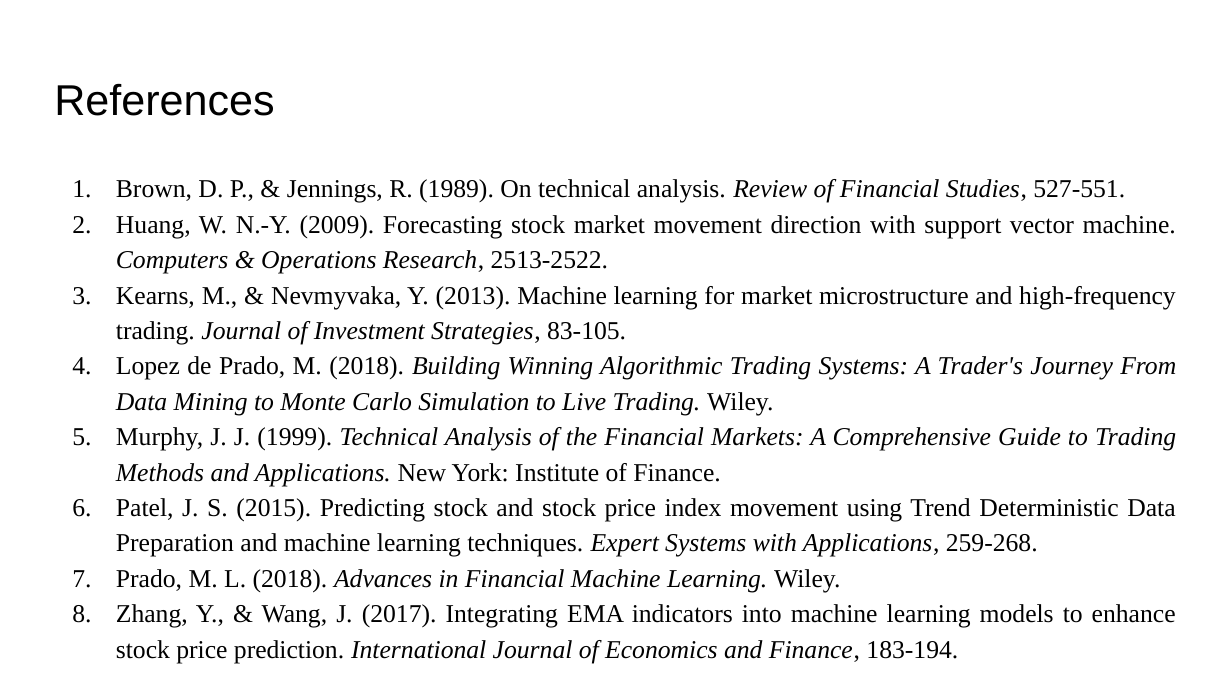
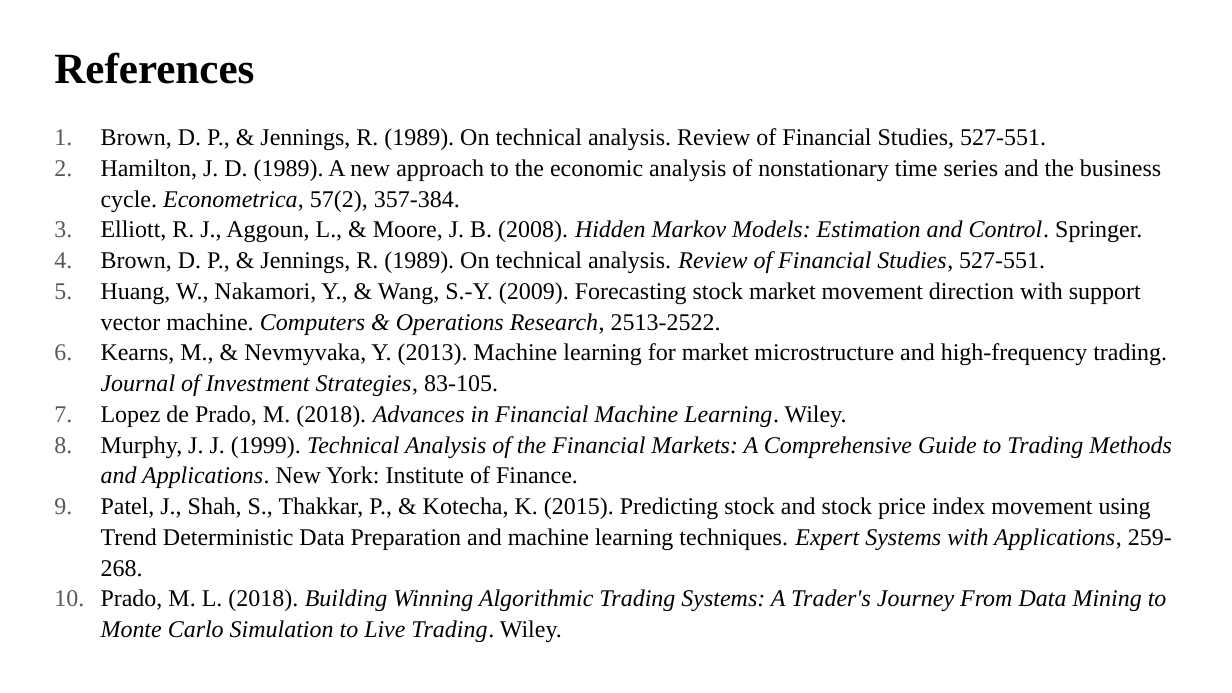
Before and after one commit to astronaut505/tradingtroll, a slide deck: slide 14 of BuyorBye.pptx (slide 12 before the commit). Drawn at 1232x693 pixels with LibreOffice and Linux fonts; fonts in the diff are those of the drawing. Boxes give left, top, right and bottom in pixels: in the first picture for what was removed or moved away, otherwise in the second. Text is boxed around its words. In the diff, an @@ line names an element or a change of style, - is before the commit and + after.

```diff
--- a/BuyorBye.pptx
+++ b/BuyorBye.pptx
@@ title "References": place and size @@
-title "References" at box(54, 83, 274, 116)
+title "References" at box(54, 52, 254, 84)
@@ title "References" at box(54, 52, 254, 84): font Arial to Times New Roman, bold on @@
@@ text "Brown, D. P., & Jennings, ...": place and size @@
-text "Brown, D. P., & Jennings, ..." at box(116, 179, 1176, 628)
+text "Brown, D. P., & Jennings, ..." at box(101, 128, 1172, 642)
@@ text at box(101, 128, 1172, 488): size 15 to 14 pt in "Brown, D. P., & Jennings, R. (1989). ...", "Kearns, M., & Nevmyvaka, Y. (2013). Machine ...", "Murphy, J. J. (1999). Technical Analysis of ..."; italic off in "Review of Financial Studies,", "Applications."; indent changed; bullet colour #000000 to #595959; alignment justified to left; line spacing 1.15 to 1.07 @@
@@ text at box(101, 159, 1161, 335): text changed; size 15 to 14 pt @@
-2. Huang, W. N.-Y. (2009). Forecasting stock market movement direction with support vector machine. Computers & Operations Research, 2513-2522.
+2. Hamilton, J. D. (1989). A new approach to the economic analysis of nonstationary time series and the business cycle. Econometrica, 57(2), 357-384.
+3. Elliott, R. J., Aggoun, L., & Moore, J. B. (2008). Hidden Markov Models: Estimation and Control. Springer.
+4. Brown, D. P., & Jennings, R. (1989). On technical analysis. Review of Financial Studies, 527-551.
+5. Huang, W., Nakamori, Y., & Wang, S.-Y. (2009). Forecasting stock market movement direction with support vector machine. Computers & Operations Research, 2513-2522.
@@ text at box(101, 405, 847, 427): text changed; size 15 to 14 pt @@
-4. Lopez de Prado, M. (2018). Building Winning Algorithmic Trading Systems: A Trader's Journey From Data Mining to Monte Carlo Simulation to Live Trading. Wiley.
+7. Lopez de Prado, M. (2018). Advances in Financial Machine Learning. Wiley.
@@ text at box(101, 497, 1172, 642): text changed; size 15 to 14 pt @@
-6. Patel, J. S. (2015). Predicting stock and stock price index movement using Trend Deterministic Data Preparation and machine learning techniques. Expert Systems with Applications, 259-268.
-7. Prado, M. L. (2018). Advances in Financial Machine Learning. Wiley.
-8. Zhang, Y., & Wang, J. (2017). Integrating EMA indicators into machine learning models to enhance stock price prediction. International Journal of Economics and Finance, 183-194.
+9. Patel, J., Shah, S., Thakkar, P., & Kotecha, K. (2015). Predicting stock and stock price index movement using Trend Deterministic Data Preparation and machine learning techniques. Expert Systems with Applications, 259-268.
+10. Prado, M. L. (2018). Building Winning Algorithmic Trading Systems: A Trader's Journey From Data Mining to Monte Carlo Simulation to Live Trading. Wiley.
```
Also in this commit, not shown: 7 other slides changed, 3 slides added, 1 slide removed, 2 other files.
